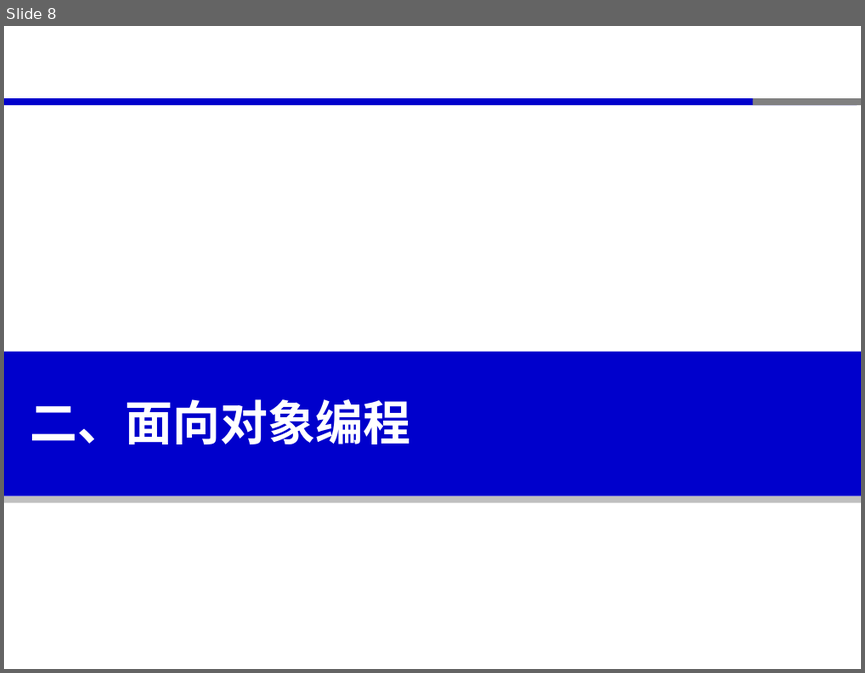
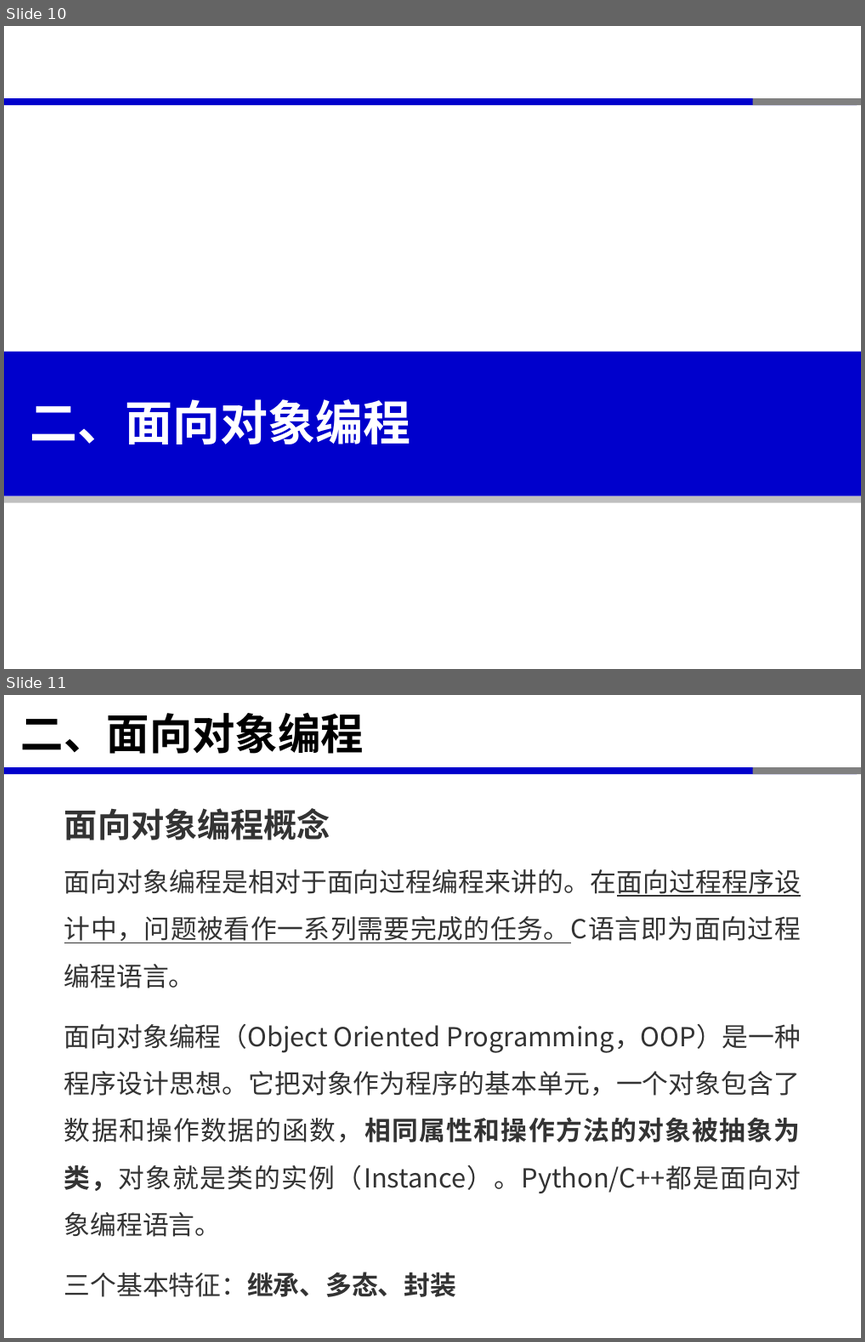
Before and after one commit to xinluo2018/spatial-data-course, a slide deck: 第二章-Python程序设计基础-8学时/第2节-python程序设计基础-2-2课时.pptx. Shown one above the other, each under a label of ours: slide 8 before the commit, slides 10 and 11 after it. The pictures are 865x673 and 865x1342 pixels, drawn with LibreOffice and Linux fonts; fonts in the diff are those of the drawing. Boxes give left, top, right and bottom in pixels: in the first picture for what was removed or moved away, otherwise in the second. Text is boxed around its words. In the diff, an @@ line names an element or a change of style, - is before the commit and + after.

```diff
--- a/第二章-Python程序设计基础-8学时/第2节-python程序设计基础-2-2课时.pptx
+++ b/第二章-Python程序设计基础-8学时/第2节-python程序设计基础-2-2课时.pptx
@@ slide 11 added at <box>4,695,861,1338</box>, background #FFFFFF; not listed: 3 template elements that a slide beside it also shows @@
@@ title added at <box>21,713,364,754</box>, 36 pt, text #000000, bold @@
+二、面向对象编程
@@ text added at <box>64,808,330,840</box>, 28 pt, text #333333, bold @@
+面向对象编程概念
@@ text added at <box>64,869,800,1297</box>, 22 pt, text #333333 @@
+面向对象编程是相对于面向过程编程来讲的。在面向过程程序设计中，问题被看作一系列需要完成的任务。C语言即为面向过程编程语言。
+面向对象编程（Object Oriented Programming，OOP）是一种程序设计思想。它把对象作为程序的基本单元，一个对象包含了数据和操作数据的函数，相同属性和操作方法的对象被抽象为类，对象就是类的实例（Instance）。Python/C++都是面向对象编程语言。
+三个基本特征：继承、多态、封装
@@ what was slide 8 is now slide 10 @@
```
Also in this commit, not shown: 4 slides changed, 4 other slides added, 3 slides removed, 12 other files.
